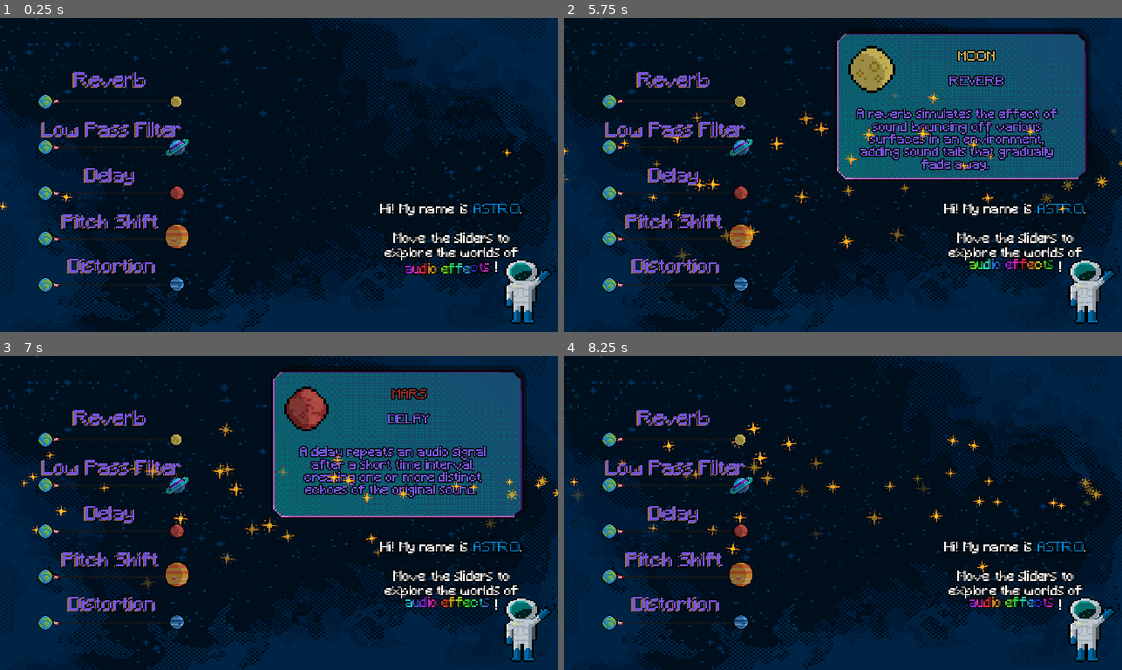
Above: before the commit, frames 1-4 (two rows, left to right).
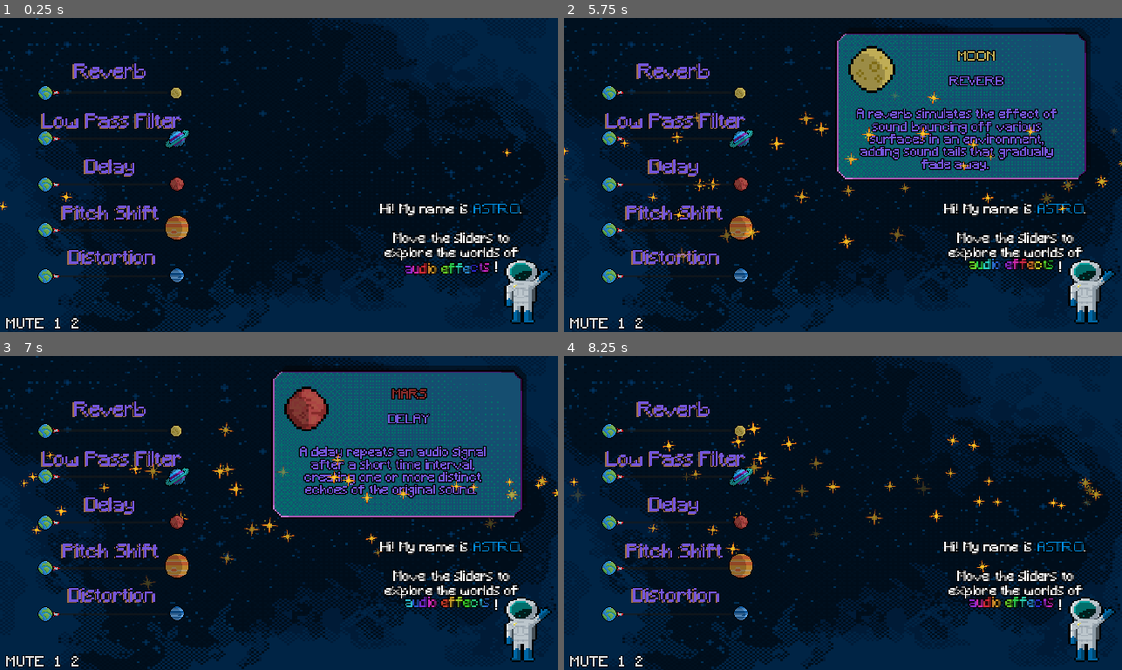
Above: after the commit, the same moments.

Repository: mengo1993/gianluandreeducationalgamejam
Game: Godot game, scene res://game.tscn
Same seed, same stepped clock (60 frames per second), same inputs: the game is played once before the commit and once after it. Sound files missing from this copy of the repository are replaced by a short silence.
Inputs (mouse positions are in pixels of both pictures, inside the frame that each line leads up to; where the layout moved, square brackets give the same spot in the first picture):
- Up to frame 1 (0.25 s): no input
- Up to frame 2 (5.75 s): click (591, 325) at 0.5 s, where only the run after the commit has a clickable "MUTE"; click (619, 325) at 1.25 s, where only the run after the commit has a clickable "1"; click (642, 325) at 2 s, where only the run after the commit has a clickable "2"; click (675, 71) [675, 77] at 2.75 s; click (675, 121) [675, 131] at 3.5 s; click (675, 168) [675, 178] at 4.25 s; click (675, 71) [675, 77] at 5 s
- Up to frame 3 (7 s): click (111, 459) [111, 469] at 5.75 s; click (111, 506) [111, 516] at 6.5 s
- Up to frame 4 (8.25 s): click (619, 663) at 7.25 s, where only the run after the commit has a clickable "1"; click (642, 663) at 8 s, where only the run after the commit has a clickable "2"

The runs differ from the first frame. In frame 1, 6.3% of the frame differs, in the area x 0-35%, y 14-100%; in frame 2, 6.3%, in the area x 0-77%, y 11-100%; in frame 3, 6.3%; in frame 4, 6.3%.

Commit message:
Aggiunte impostazioni audio

Diff:
--- a/Text_astro.tres
+++ b/Text_astro.tres
@@ -1,7 +1,17 @@
-[gd_resource type="Theme" load_steps=2 format=3 uid="uid://cb6cfuisv1qi8"]
+[gd_resource type="Theme" load_steps=4 format=3 uid="uid://cb6cfuisv1qi8"]
 
 [ext_resource type="FontFile" uid="uid://dcgp7s2bj44md" path="res://Minecraft.ttf" id="1_ks0bs"]
 
+[sub_resource type="StyleBoxFlat" id="StyleBoxFlat_4qv7q"]
+bg_color = Color(0.6, 0.6, 0.6, 0)
+
+[sub_resource type="StyleBoxFlat" id="StyleBoxFlat_ks0bs"]
+bg_color = Color(0.6, 0.6, 0.6, 0)
+
 [resource]
+Button/constants/outline_size = 3
+Button/fonts/font = ExtResource("1_ks0bs")
+Button/styles/focus = SubResource("StyleBoxFlat_4qv7q")
+Button/styles/pressed = SubResource("StyleBoxFlat_ks0bs")
 RichTextLabel/constants/outline_size = 3
 RichTextLabel/fonts/normal_font = ExtResource("1_ks0bs")
--- /dev/null
+++ b/container.gd
@@ -0,0 +1,47 @@
+extends Control
+# Assumi che questo script sia attaccato al nodo genitore della RichTextLabel,
+# oppure alla RichTextLabel stessa se è un nodo standalone.
+
+
+@export var float_amplitude: float = 3 # Quanto si sposta su e giù in pixel
+@export var float_duration: float = 2.0  # Durata di un ciclo completo (su e giù) in secondi
+@export var float_offset: float = 0.0   # Offset iniziale per variare l'inizio del float tra più label
+
+var initial_position_y: float
+var tween: Tween = null
+
+@onready var rich_text_label: RichTextLabel = $"RichTextLabel" # Sostituisci con il percorso corretto
+
+func _ready():
+	if rich_text_label == null:
+		push_error("RichTextLabel non trovata! Assicurati che il percorso sia corretto.")
+		return
+
+	# Salva la posizione Y iniziale della label
+	initial_position_y = rich_text_label.position.y
+
+	# Avvia l'effetto float
+	start_float_effect()
+
+func start_float_effect():
+	# Se un Tween è già attivo, fermalo e rimuovilo
+	if tween != null && tween.is_running():
+		tween.kill()
+
+	tween = create_tween()
+	tween.set_loops() # Fa ripetere l'animazione all'infinito
+
+	# Aggiungi un ritardo iniziale per l'offset, se specificato
+	if float_offset > 0.0:
+		tween.tween_interval(float_offset)
+
+	# Anima la posizione Y della RichTextLabel
+	# Parte dal basso (-amplitude) e va su (+amplitude), poi torna al centro
+	# Usiamo EaseInOut per un movimento più naturale (accelera e decelera)
+	tween.tween_property(rich_text_label, "position:y", initial_position_y - float_amplitude, float_duration / 2.0)\
+		.set_ease(Tween.EASE_IN_OUT)\
+		.set_trans(Tween.TRANS_SINE) # O TRANS_QUAD, TRANS_CIRC, ecc.
+
+	tween.tween_property(rich_text_label, "position:y", initial_position_y + float_amplitude, float_duration / 2.0)\
+		.set_ease(Tween.EASE_IN_OUT)\
+		.set_trans(Tween.TRANS_SINE)
--- a/game.gd
+++ b/game.gd
@@ -360,3 +360,22 @@
 
 	var description : String = "\n[color=#7456da]A distortion effect intentionally alters the waveform of an audio signal, typically resulting in a rough, harsh, or gritty sound by clipping its peaks."
 	pamplets.focus(texture, title, description)
+
+
+func _on_button_pressed() -> void:
+	if audio_main.playing == true:
+		audio_main.playing = false
+	else:
+		audio_main.playing = true
+
+
+func _on_button_2_pressed() -> void:
+	var musica_1 = preload("res://Jam_loop_1.wav")
+	audio_main.stream = musica_1
+	audio_main.play()
+
+
+func _on_button_3_pressed() -> void:
+	var musica_2 = preload("res://jam_loop_2.wav")
+	audio_main.stream = musica_2
+	audio_main.play()
--- a/game.tscn
+++ b/game.tscn
@@ -92,9 +92,9 @@
 anchors_preset = 9
 anchor_bottom = 1.0
 offset_left = 26.0
-offset_top = 57.0
+offset_top = 47.0
 offset_right = 627.0
-offset_bottom = -93.0
+offset_bottom = -103.0
 grow_vertical = 2
 scale = Vector2(0.333, 0.333)
 
@@ -359,6 +359,7 @@
 position = Vector2(0, 27)
 
 [node name="Earth_group" type="CanvasGroup" parent="Planets"]
+position = Vector2(0, -10)
 
 [node name="Earth" type="Sprite2D" parent="Planets/Earth_group"]
 position = Vector2(52, 69)
@@ -381,6 +382,7 @@
 texture = ExtResource("6_215e1")
 
 [node name="Other_planets" type="CanvasGroup" parent="Planets"]
+position = Vector2(0, -10)
 
 [node name="Mars" type="Sprite2D" parent="Planets/Other_planets"]
 position = Vector2(203, 173)
@@ -405,6 +407,32 @@
 [node name="Neptune" type="Sprite2D" parent="Planets/Other_planets"]
 position = Vector2(203, 278)
 texture = ExtResource("17_boyg6")
+
+[node name="Audio_controls" type="HBoxContainer" parent="."]
+offset_left = 3.0
+offset_top = 332.0
+offset_right = 155.0
+offset_bottom = 372.0
+
+[node name="Button" type="Button" parent="Audio_controls"]
+layout_mode = 2
+theme = ExtResource("2_hve3p")
+text = "MUTE"
+flat = true
+
+[node name="Button2" type="Button" parent="Audio_controls"]
+layout_mode = 2
+theme = ExtResource("2_hve3p")
+text = "1
+"
+flat = true
+
+[node name="Button3" type="Button" parent="Audio_controls"]
+layout_mode = 2
+theme = ExtResource("2_hve3p")
+text = "2
+"
+flat = true
 
 [connection signal="mouse_entered" from="Control/Container_V_ Effects/Reverb_Text/Description1" to="." method="_on_description_1_mouse_entered"]
 [connection signal="value_changed" from="Control/Container_V_ Effects/sliderLifetime" to="." method="_on_slider_lifetime_value_changed"]
@@ -416,3 +444,6 @@
 [connection signal="value_changed" from="Control/Container_V_ Effects/sliderColor" to="." method="_on_slider_color_value_changed"]
 [connection signal="mouse_entered" from="Control/Container_V_ Effects/??_Text2/Desciption5" to="." method="_on_desciption_5_mouse_entered"]
 [connection signal="value_changed" from="Control/Container_V_ Effects/sliderRadialSpeed" to="." method="_on_slider_radial_speed_value_changed"]
+[connection signal="pressed" from="Audio_controls/Button" to="." method="_on_button_pressed"]
+[connection signal="pressed" from="Audio_controls/Button2" to="." method="_on_button_2_pressed"]
+[connection signal="pressed" from="Audio_controls/Button3" to="." method="_on_button_3_pressed"]
Not shown, added: container.gd.uid
Not shown, added: jam_loop_2.wav
